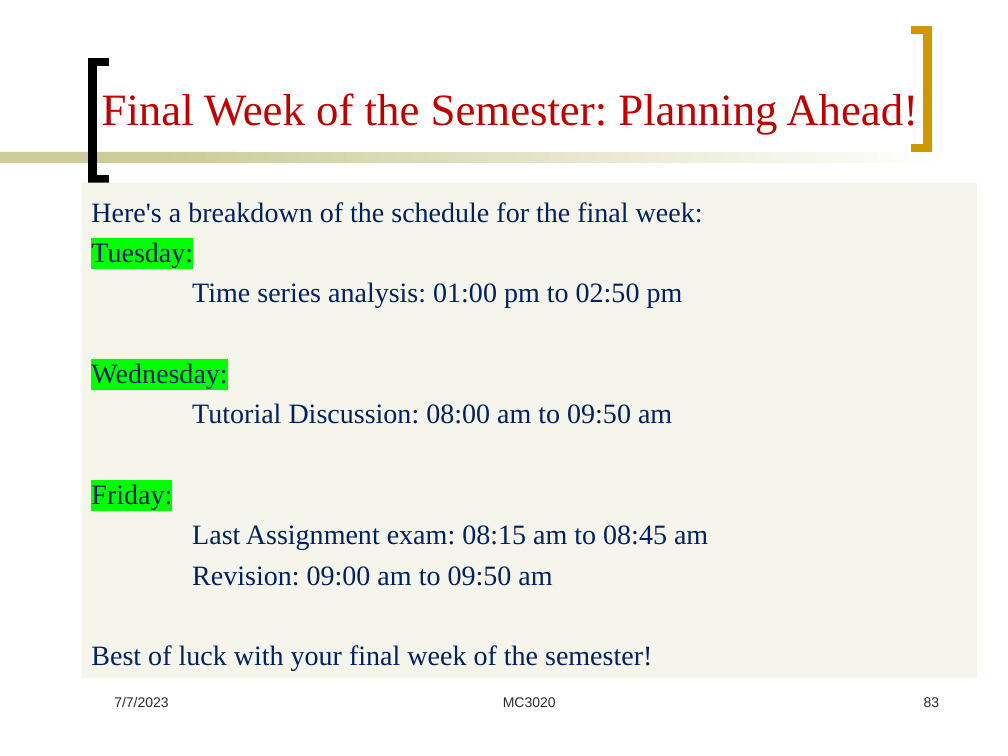
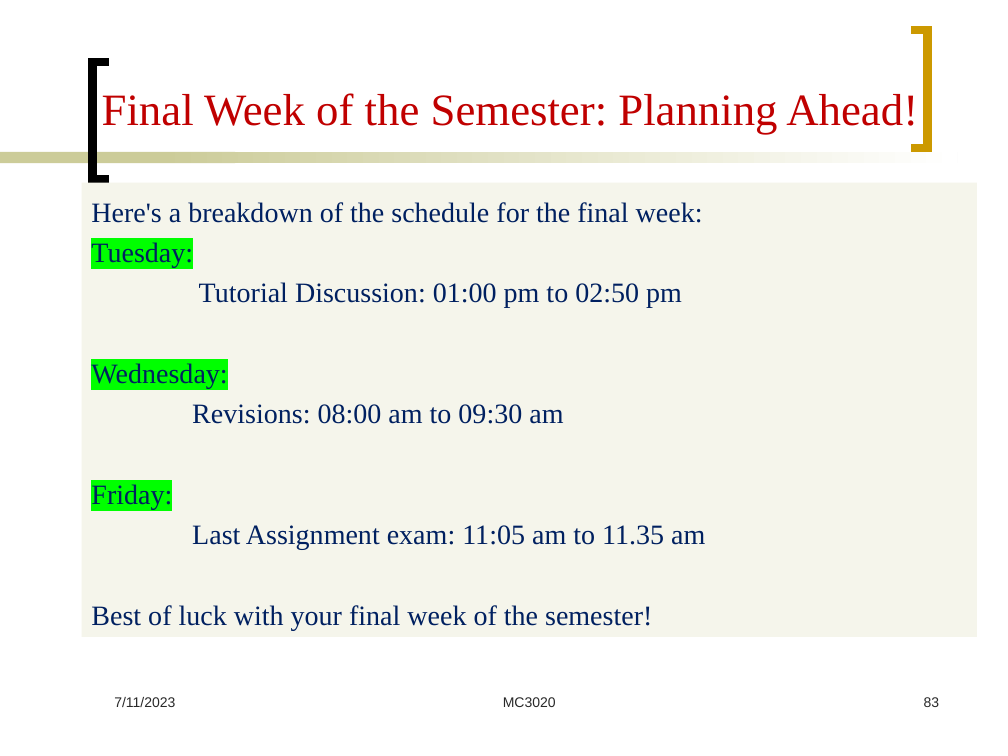
Before and after one commit to Mayooran1987/MC3020, a slide deck: slide 83 of Lect_6.pptx. Drawn at 1008x756 pixels with LibreOffice and Linux fonts; fonts in the diff are those of the drawing. Boxes give left, top, right and bottom in pixels: in the first picture for what was removed or moved away, otherwise in the second. Text is boxed around its words. In the diff, an @@ line names an element or a change of style, - is before the commit and + after.

```diff
--- a/Lect_6.pptx
+++ b/Lect_6.pptx
@@ rectangle "Here's a breakdown of the ...": place and size @@
-rectangle "Here's a breakdown of the ..." at [82,182,977,677]
+rectangle "Here's a breakdown of the ..." at [82,182,977,637]
@@ text in rectangle at [199,282,682,308]: text changed @@
-Time series analysis: 01:00 pm to 02:50 pm
+Tutorial Discussion: 01:00 pm to 02:50 pm
@@ text in rectangle at [192,404,563,424]: text changed @@
-Tutorial Discussion: 08:00 am to 09:50 am
+Revisions: 08:00 am to 09:30 am
@@ text in rectangle at [192,525,705,550]: text changed @@
-Last Assignment exam: 08:15 am to 08:45 am
-Revision: 09:00 am to 09:50 am
+Last Assignment exam: 11:05 am to 11.35 am
@@ text at [114,697,175,707]: text changed @@
-7/7/2023
+7/11/2023
```
Also in this commit, not shown: 57 other slides changed, 1 other file.
